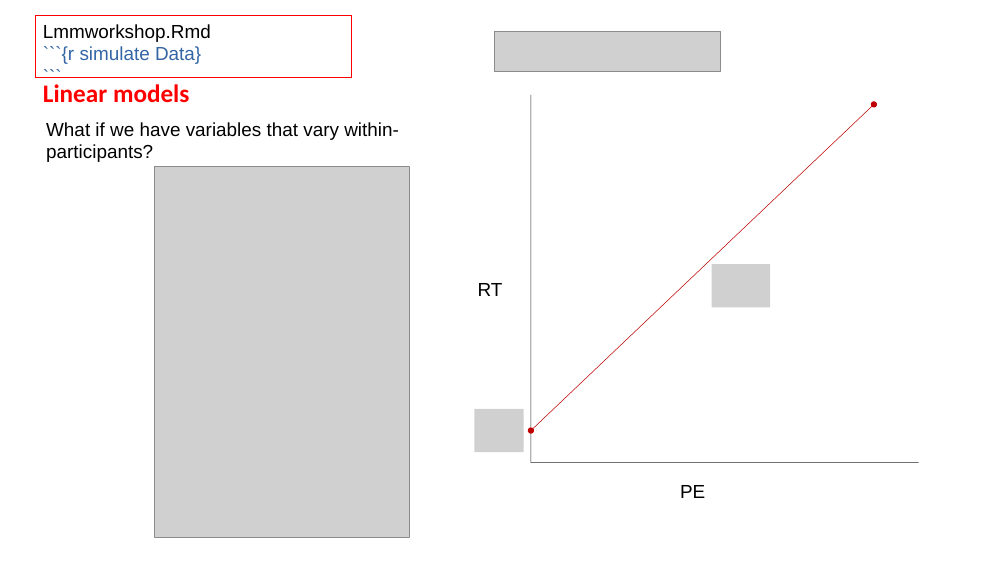
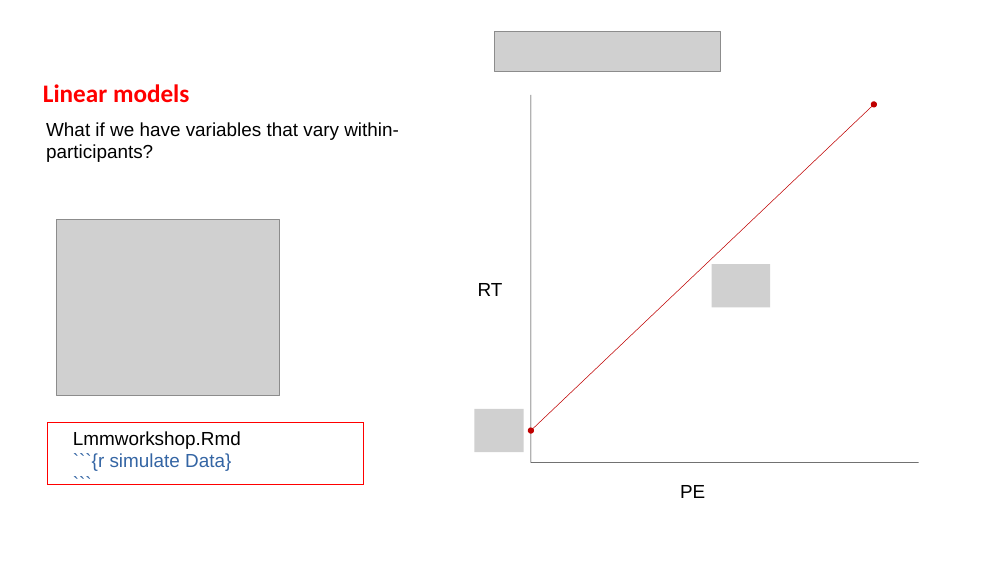
Before and after one commit to FPupillo/LMM_workshop, a slide deck: slide 11 of PPT_LMM.odp (slide 9 before the commit). Drawn at 1008x567 pixels with LibreOffice and Linux fonts; fonts in the diff are those of the drawing; grey boxes stand for pictures. Boxes give left, top, right and bottom in pixels: in the first picture for what was removed or moved away, otherwise in the second. Text is boxed around its words. In the diff, an @@ line names an element or a change of style, - is before the commit and + after.

```diff
--- a/PPT_LMM.odp
+++ b/PPT_LMM.odp
@@ picture: place and size @@
-picture at bbox=[155, 166, 409, 538]
+picture at bbox=[57, 219, 281, 396]
@@ rectangle: place and size @@
-rectangle at bbox=[36, 16, 352, 78]
+rectangle at bbox=[48, 423, 364, 485]
@@ text "Lmmworkshop.Rmd": place and size @@
-text "Lmmworkshop.Rmd" at bbox=[43, 24, 211, 64]
+text "Lmmworkshop.Rmd" at bbox=[73, 431, 241, 471]
```
Also in this commit, not shown: 34 other slides changed, 18 slides added, 5 slides removed, 6 other files.
